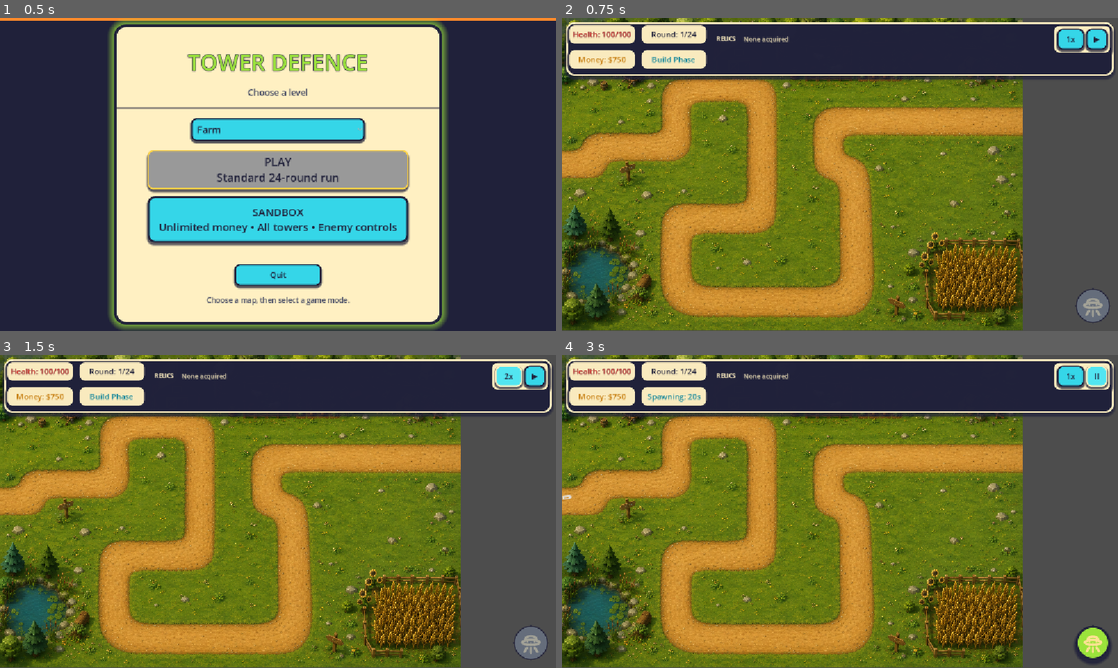
Above: before the commit, frames 1-4 (two rows, left to right).
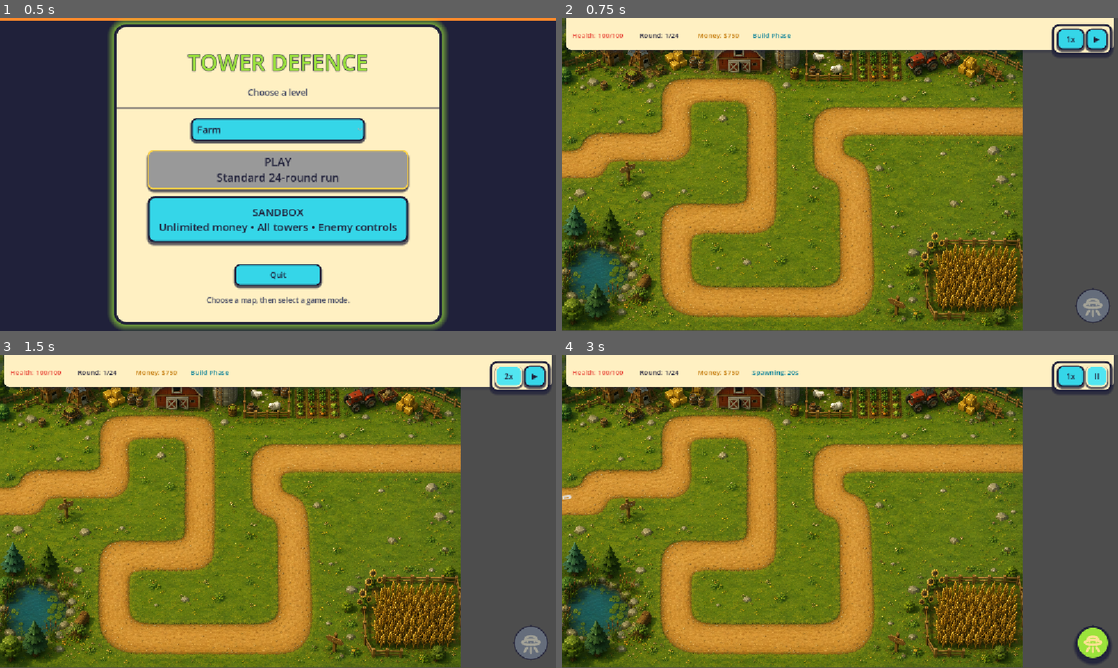
Above: after the commit, the same moments.

Repository: tstover91/Towerdefense
Game: Godot game, scene res://main_menu.tscn
Two runs of this game, one before a commit and one after it. Both use one fixed random seed, a clock stepped at 60 frames per second and the inputs below. The engine's default icon, where the game draws it, is replaced by a stand-in: a white triangle on a blue panel in a dark square.
Inputs:
- Up to frame 1 (0.5 s): no input
- Up to frame 2 (0.75 s): click "PLAY Standard 24-round run" at 0.5 s
- Up to frame 3 (1.5 s): click "1x" at 1.25 s
- Up to frame 4 (3 s): click "2x" at 2 s; click "▶" at 2.75 s

Frame 1 is identical in both runs. In frame 2, 17% of the frame differs, in the area x 0-100%, y 0-20%; in frame 3, 17%; in frame 4, 17%.

Commit message:
Compact top HUD and ensure build control visibility

Diff:
--- a/main.gd
+++ b/main.gd
@@ -95,7 +95,6 @@
 @onready var round_count_display: Label = $MainUI/HUDRoot/TopLeftPanel/StatusMargin/StatusGrid/roundcount
 @onready var round_timer_display: Label = $MainUI/HUDRoot/TopLeftPanel/StatusMargin/StatusGrid/roundtimer
 @onready var relic_icon_list: HBoxContainer = $MainUI/HUDRoot/RelicStrip/RelicIconList
-@onready var no_relics_label: Label = $MainUI/HUDRoot/RelicStrip/RelicIconList/NoRelicsLabel
 @onready var relic_info_panel: PanelContainer = $MainUI/HUDRoot/RelicInfoPanel
 @onready var relic_info_name: Label = $MainUI/HUDRoot/RelicInfoPanel/RelicInfoMargin/RelicInfoLayout/Header/NameLabel
 @onready var relic_info_affected: Label = $MainUI/HUDRoot/RelicInfoPanel/RelicInfoMargin/RelicInfoLayout/Header/AffectedLabel
@@ -850,7 +849,6 @@
 		var relic_id := StringName(relic_key)
 		if get_relic_count(relic_id) > 0:
 			owned_relic_ids.append(relic_id)
-	no_relics_label.visible = owned_relic_ids.is_empty()
 	for relic_id in owned_relic_ids:
 		var relic := GameStats.get_relic(relic_id)
 		var count := get_relic_count(relic_id)
--- a/main.tscn
+++ b/main.tscn
@@ -285,19 +285,14 @@
 corner_radius_bottom_left = 40
 
 [sub_resource type="StyleBoxFlat" id="StyleBoxFlat_top_bar"]
-bg_color = Color(0.1255, 0.1294, 0.2275, 0.97)
-border_width_left = 4
-border_width_top = 4
-border_width_right = 4
-border_width_bottom = 4
-border_color = Color(1, 0.9412, 0.7608, 1)
-corner_radius_top_left = 18
-corner_radius_top_right = 18
-corner_radius_bottom_right = 18
-corner_radius_bottom_left = 18
-shadow_color = Color(0.1255, 0.1294, 0.2275, 0.72)
-shadow_size = 5
-shadow_offset = Vector2(0, 5)
+bg_color = Color(1, 0.9412, 0.7608, 1)
+border_width_bottom = 2
+border_color = Color(0.1255, 0.1294, 0.2275, 0.28)
+corner_radius_bottom_right = 12
+corner_radius_bottom_left = 12
+shadow_color = Color(0.1255, 0.1294, 0.2275, 0.25)
+shadow_size = 3
+shadow_offset = Vector2(0, 3)
 
 [sub_resource type="StyleBoxFlat" id="StyleBoxFlat_relic_info"]
 bg_color = Color(1, 0.9412, 0.7608, 0.99)
@@ -344,9 +339,8 @@
 anchors_preset = 10
 anchor_right = 1.0
 offset_left = 8.0
-offset_top = 8.0
 offset_right = -8.0
-offset_bottom = 120.0
+offset_bottom = 68.0
 grow_horizontal = 2
 mouse_filter = 2
 theme_override_styles/panel = SubResource("StyleBoxFlat_top_bar")
@@ -354,9 +348,9 @@
 [node name="TopLeftPanel" type="PanelContainer" parent="MainUI/HUDRoot" unique_id=219660479]
 layout_mode = 0
 offset_left = 12.0
-offset_top = 12.0
-offset_right = 300.0
-offset_bottom = 116.0
+offset_top = 8.0
+offset_right = 476.0
+offset_bottom = 64.0
 mouse_filter = 2
 theme_override_styles/panel = SubResource("StyleBoxEmpty_status")
 
@@ -367,50 +361,60 @@
 theme_override_constants/margin_right = 0
 theme_override_constants/margin_bottom = 0
 
-[node name="StatusGrid" type="GridContainer" parent="MainUI/HUDRoot/TopLeftPanel/StatusMargin" unique_id=872170004]
-layout_mode = 2
-theme_override_constants/h_separation = 8
-theme_override_constants/v_separation = 8
-columns = 2
+[node name="StatusGrid" type="HBoxContainer" parent="MainUI/HUDRoot/TopLeftPanel/StatusMargin" unique_id=872170004]
+layout_mode = 2
+theme_override_constants/separation = 5
 
 [node name="livesdisplay" type="Label" parent="MainUI/HUDRoot/TopLeftPanel/StatusMargin/StatusGrid" unique_id=854572826]
-custom_minimum_size = Vector2(140, 44)
+custom_minimum_size = Vector2(124, 44)
 layout_mode = 2
 theme_override_colors/font_color = Color(0.9098, 0.298, 0.2392, 1)
-theme_override_colors/font_outline_color = Color(0.1255, 0.1294, 0.2275, 1)
-theme_override_constants/outline_size = 1
-theme_override_font_sizes/font_size = 16
-theme_override_styles/normal = SubResource("StyleBoxFlat_status_chip")
+theme_override_font_sizes/font_size = 14
 text = "Health: 100/100"
 horizontal_alignment = 1
 vertical_alignment = 1
 
+[node name="HealthDivider" type="VSeparator" parent="MainUI/HUDRoot/TopLeftPanel/StatusMargin/StatusGrid"]
+custom_minimum_size = Vector2(1, 26)
+layout_mode = 2
+size_flags_vertical = 4
+modulate = Color(0.1255, 0.1294, 0.2275, 0.22)
+
 [node name="roundcount" type="Label" parent="MainUI/HUDRoot/TopLeftPanel/StatusMargin/StatusGrid" unique_id=1111336532]
-custom_minimum_size = Vector2(140, 44)
+custom_minimum_size = Vector2(104, 44)
 layout_mode = 2
 theme_override_colors/font_color = Color(0.1255, 0.1294, 0.2275, 1)
-theme_override_font_sizes/font_size = 16
-theme_override_styles/normal = SubResource("StyleBoxFlat_status_chip")
+theme_override_font_sizes/font_size = 14
 text = "Round: 0/20"
 horizontal_alignment = 1
 vertical_alignment = 1
 
+[node name="RoundDivider" type="VSeparator" parent="MainUI/HUDRoot/TopLeftPanel/StatusMargin/StatusGrid"]
+custom_minimum_size = Vector2(1, 26)
+layout_mode = 2
+size_flags_vertical = 4
+modulate = Color(0.1255, 0.1294, 0.2275, 0.22)
+
 [node name="moneydisplay" type="Label" parent="MainUI/HUDRoot/TopLeftPanel/StatusMargin/StatusGrid" unique_id=1926460251]
-custom_minimum_size = Vector2(140, 44)
+custom_minimum_size = Vector2(112, 44)
 layout_mode = 2
 theme_override_colors/font_color = Color(0.7647, 0.4745, 0.0353, 1)
-theme_override_font_sizes/font_size = 16
-theme_override_styles/normal = SubResource("StyleBoxFlat_status_chip")
+theme_override_font_sizes/font_size = 14
 text = "Money: $0"
 horizontal_alignment = 1
 vertical_alignment = 1
 
+[node name="MoneyDivider" type="VSeparator" parent="MainUI/HUDRoot/TopLeftPanel/StatusMargin/StatusGrid"]
+custom_minimum_size = Vector2(1, 26)
+layout_mode = 2
+size_flags_vertical = 4
+modulate = Color(0.1255, 0.1294, 0.2275, 0.22)
+
 [node name="roundtimer" type="Label" parent="MainUI/HUDRoot/TopLeftPanel/StatusMargin/StatusGrid" unique_id=1101724491]
-custom_minimum_size = Vector2(140, 44)
+custom_minimum_size = Vector2(82, 44)
 layout_mode = 2
 theme_override_colors/font_color = Color(0.0549, 0.5137, 0.6, 1)
-theme_override_font_sizes/font_size = 16
-theme_override_styles/normal = SubResource("StyleBoxFlat_status_chip")
+theme_override_font_sizes/font_size = 14
 text = "Ready"
 horizontal_alignment = 1
 vertical_alignment = 1
@@ -419,34 +423,17 @@
 layout_mode = 1
 anchors_preset = 10
 anchor_right = 1.0
-offset_left = 312.0
-offset_top = 17.0
+offset_left = 486.0
+offset_top = 8.0
 offset_right = -140.0
-offset_bottom = 69.0
+offset_bottom = 64.0
 grow_horizontal = 2
 theme_override_constants/separation = 8
 
-[node name="RelicLabel" type="Label" parent="MainUI/HUDRoot/RelicStrip"]
-custom_minimum_size = Vector2(56, 48)
-layout_mode = 2
-theme_override_colors/font_color = Color(1, 0.9412, 0.7608, 1)
-theme_override_font_sizes/font_size = 12
-text = "RELICS"
-horizontal_alignment = 1
-vertical_alignment = 1
-
 [node name="RelicIconList" type="HBoxContainer" parent="MainUI/HUDRoot/RelicStrip"]
 layout_mode = 2
 size_flags_horizontal = 3
 theme_override_constants/separation = 7
-
-[node name="NoRelicsLabel" type="Label" parent="MainUI/HUDRoot/RelicStrip/RelicIconList"]
-custom_minimum_size = Vector2(120, 48)
-layout_mode = 2
-theme_override_colors/font_color = Color(1, 0.9412, 0.7608, 0.62)
-theme_override_font_sizes/font_size = 13
-text = "None acquired"
-vertical_alignment = 1
 
 [node name="EdgeControls" type="PanelContainer" parent="MainUI/HUDRoot"]
 layout_mode = 1
@@ -535,6 +522,7 @@
 autowrap_mode = 2
 
 [node name="ThumbControls" type="Control" parent="MainUI/HUDRoot"]
+z_index = 20
 layout_mode = 1
 anchors_preset = 15
 anchor_right = 1.0
--- a/tools/relic_cleanup_smoke.gd
+++ b/tools/relic_cleanup_smoke.gd
@@ -33,7 +33,25 @@
 	var relic_strip := director.get_node("MainUI/HUDRoot/RelicStrip") as Control
 	var edge_controls := director.get_node("MainUI/HUDRoot/EdgeControls") as Control
 	assert(top_bar.size.x == director.get_viewport_rect().size.x - 16.0)
+	assert(top_bar.size.y <= 68.0)
+	var top_bar_style := top_bar.get_theme_stylebox("panel") as StyleBoxFlat
+	assert(Vector3(
+		top_bar_style.bg_color.r,
+		top_bar_style.bg_color.g,
+		top_bar_style.bg_color.b
+	).distance_to(Vector3(1.0, 0xf0 / 255.0, 0xc2 / 255.0)) < 0.001)
 	assert(relic_strip.get_global_rect().end.x <= edge_controls.get_global_rect().position.x)
+	assert(not director.has_node("MainUI/HUDRoot/RelicStrip/RelicLabel"))
+	assert(not director.has_node(
+		"MainUI/HUDRoot/RelicStrip/RelicIconList/NoRelicsLabel"
+	))
+	assert(director.build_toggle_button.visible)
+	assert(director.thumb_controls.z_index >= 20)
+	assert(director.build_toggle_button.get_global_rect().position.x >= 0.0)
+	assert(
+		director.build_toggle_button.get_global_rect().end.y
+		<= director.get_viewport_rect().size.y
+	)
 	director.tower_roster.assign([&"invader"])
 	var base_roster_tags: Array[StringName] = director.get_tower_roster_tags()
 	assert(base_roster_tags.has(&"biological"))
@@ -168,7 +186,6 @@
 	var network_icon := director.relic_hud_buttons[&"network_upgrade"] as Button
 	assert(network_icon.text == "NU")
 	assert(network_icon.custom_minimum_size.x >= 48.0)
-	assert(not director.no_relics_label.visible)
 	director.show_relic_hud_selection(&"network_upgrade")
 	assert(director.relic_info_panel.visible)
 	assert(director.relic_info_name.text == "Network Upgrade")
